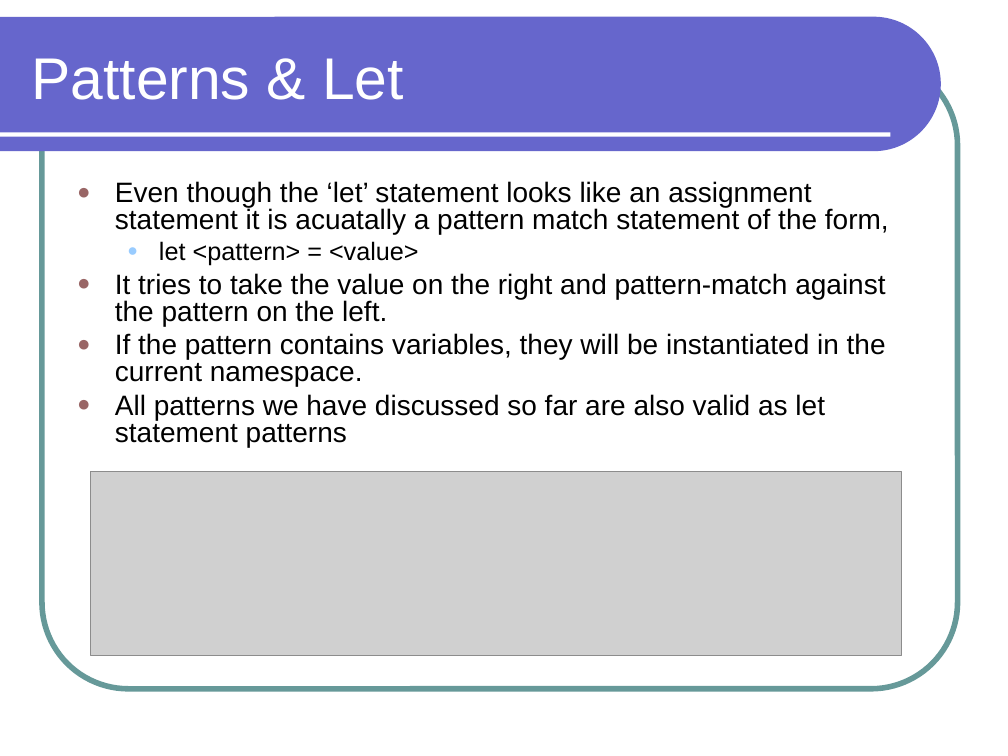
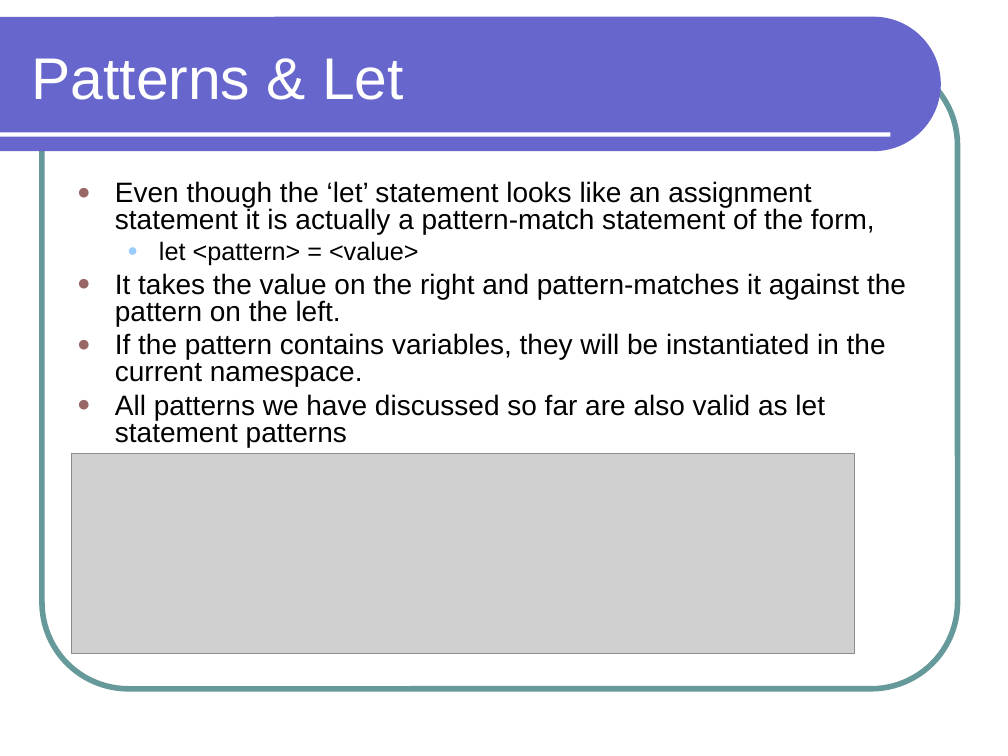
Before and after one commit to lutzhamel/CSC301, a slide deck: slide 26 of notes/csc301-ln013.ppt (slide 22 before the commit). Drawn at 1008x756 pixels with LibreOffice and Linux fonts; fonts in the diff are those of the drawing; grey boxes stand for pictures. Boxes give left, top, right and bottom in pixels: in the first picture for what was removed or moved away, otherwise in the second. Text is boxed around its words. In the diff, an @@ line names an element or a change of style, - is before the commit and + after.

```diff
--- a/notes/csc301-ln013.ppt
+++ b/notes/csc301-ln013.ppt
@@ text at <box>115,181,875,234</box>: text changed @@
-● Even though the ‘let’ statement looks like an assignment statement it is acuatally a pattern match statement of the form,
+● Even though the ‘let’ statement looks like an assignment statement it is actually a pattern-match statement of the form,
@@ text at <box>115,273,906,326</box>: text changed @@
-● It tries to take the value on the right and pattern-match against the pattern on the left.
+● It takes the value on the right and pattern-matches it against the pattern on the left.
@@ picture: place and size @@
-picture at <box>91,472,901,655</box>
+picture at <box>72,454,855,654</box>
```
Also in this commit, not shown: 7 other slides changed, 7 slides added, 4 other files.
